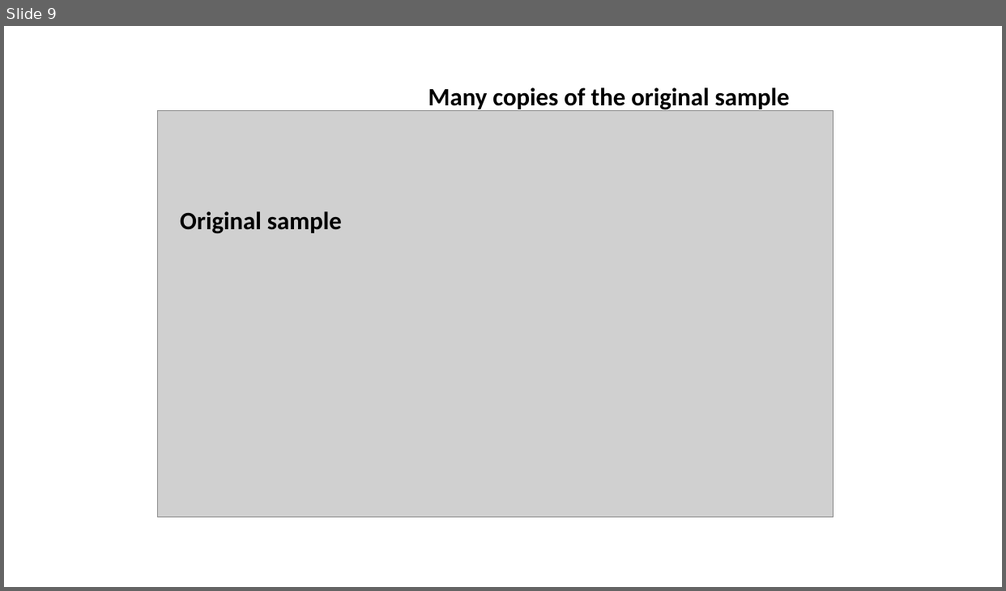
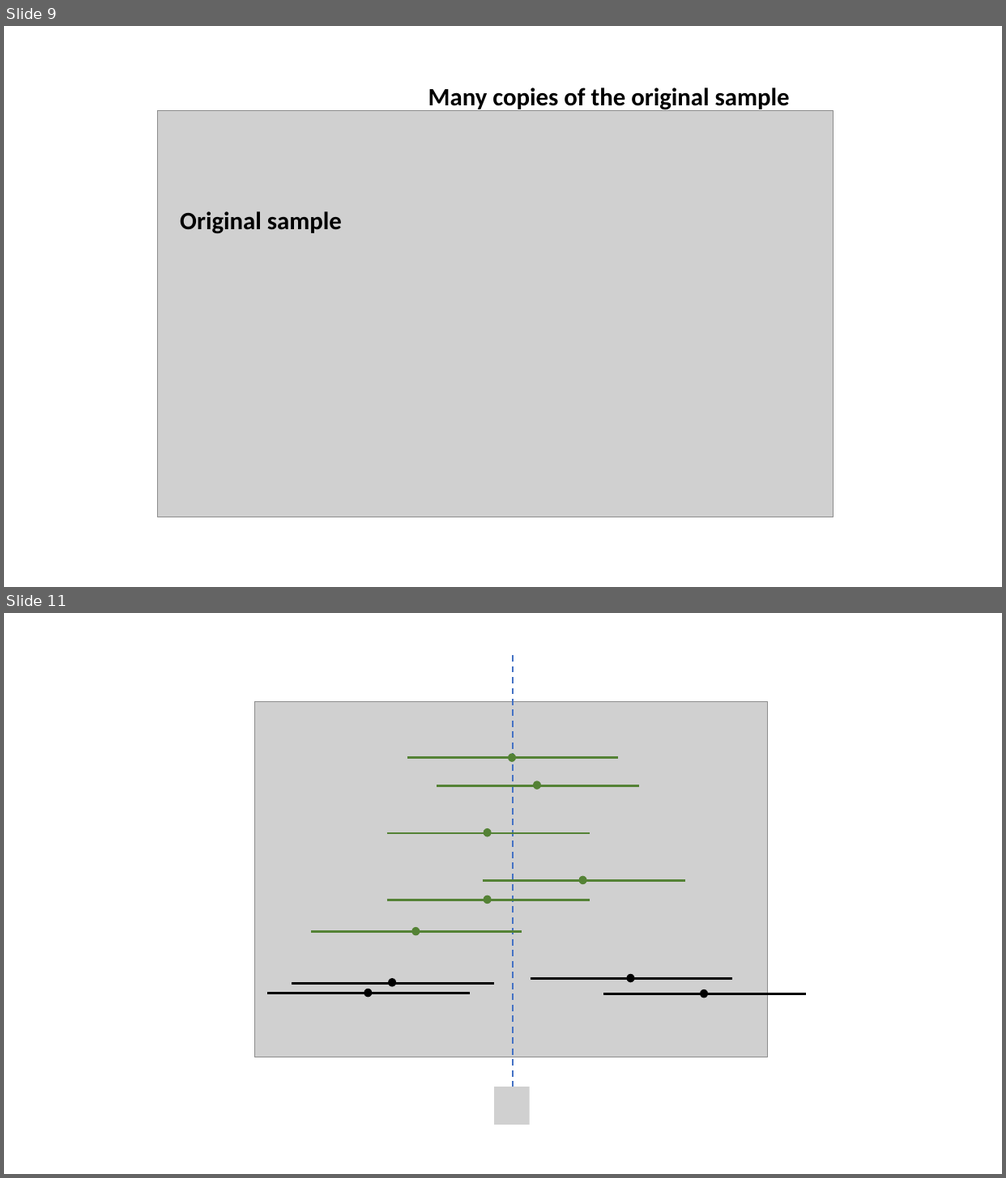
Before and after one commit to uoepsy/dapr1, a slide deck: dapr1_lectures/dapr1_2_01_confint/un_boot_ci.pptx. Shown one above the other, each under a label of ours: slide 9 before the commit, slides 9 and 11 after it; the slides between them are not shown. The pictures are 1006x591 and 1006x1178 pixels, drawn with LibreOffice and Linux fonts; fonts in the diff are those of the drawing; grey boxes stand for pictures. Boxes give left, top, right and bottom in pixels: in the first picture for what was removed or moved away, otherwise in the second. Text is boxed around its words. In the diff, an @@ line names an element or a change of style, - is before the commit and + after.

```diff
--- a/dapr1_lectures/dapr1_2_01_confint/un_boot_ci.pptx
+++ b/dapr1_lectures/dapr1_2_01_confint/un_boot_ci.pptx
@@ slide 11 added at [4,613,1002,1174], background #FFFFFF @@
@@ line added from (513, 655) to (513, 1090), #4472C4 1.5 pt dashed @@
@@ picture added at [255,701,768,1057] @@
@@ line added from (407, 757) to (618, 757), #548235 2.25 pt @@
@@ ellipse added at [508,754,516,762], fill #548235 @@
@@ ellipse added at [533,781,542,789], fill #548235 @@
@@ line added from (437, 786) to (639, 786), #548235 2.25 pt @@
@@ ellipse added at [484,828,492,837], fill #548235 @@
@@ line added from (387, 833) to (590, 833), #548235 2.25 pt @@
@@ ellipse added at [579,875,587,884], fill #548235 @@
@@ line added from (387, 901) to (590, 901), #548235 2.25 pt @@
@@ line added from (483, 881) to (685, 881), #548235 2.25 pt @@
@@ ellipse added at [484,895,492,904], fill #548235 @@
@@ ellipse added at [412,927,420,935], fill #548235 @@
@@ line added from (311, 932) to (522, 932), #548235 2.25 pt @@
@@ picture added at [334,944,369,982] @@
@@ ellipse added at [627,973,635,982], fill #000000 @@
@@ line added from (267, 994) to (471, 994), #000000 2.25 pt @@
@@ line added from (292, 983) to (494, 983), #000000 2.25 pt @@
@@ ellipse added at [364,989,373,997], fill #000000 @@
@@ ellipse added at [388,978,396,986], fill #000000 @@
@@ line added from (530, 979) to (732, 979), #000000 2.25 pt @@
@@ line added from (603, 995) to (806, 995), #000000 2.25 pt @@
@@ ellipse added at [701,990,709,998], fill #000000 @@
@@ picture added at [494,1087,530,1124] @@
```
Also in this commit, not shown: 1 other slide added, 12 other files.
